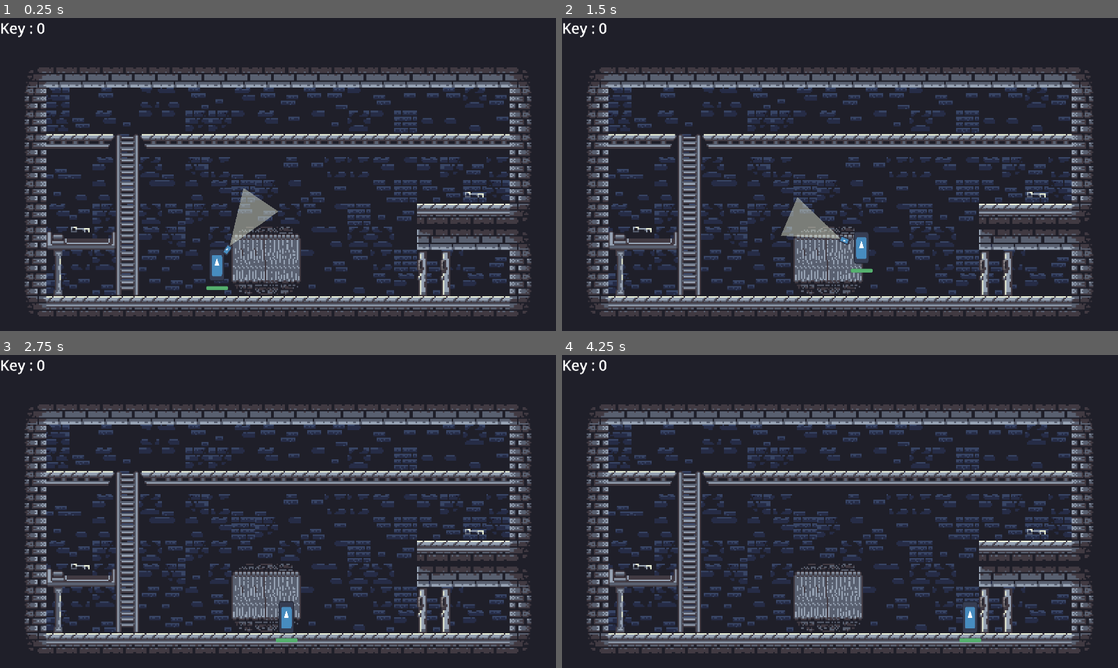
Above: before the commit, frames 1-4 (two rows, left to right).
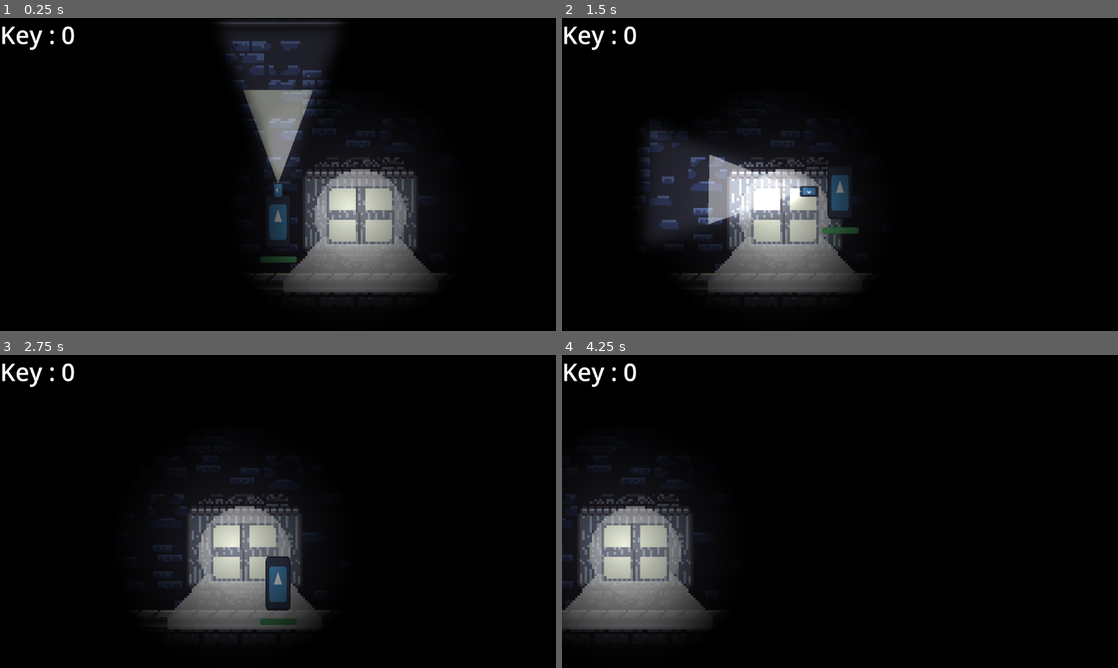
Above: after the commit, the same moments.

Repository: CorpsThese/Thunder-on-the-lighthouse
Game: Godot game, scene res://scenes/tutorial.tscn
The game is run twice, just before and just after one commit, with the same random seed, the same clock (stepped at 60 frames per second) and the same inputs. Before the commit the project has no main scene; this scene is started directly in both runs. The engine's default icon, where the game draws it, is replaced by a stand-in: a white triangle on a blue panel in a dark square. Sound files missing from this copy of the repository are replaced by a short silence.
Inputs (mouse positions are in pixels of both pictures, inside the frame that each line leads up to):
- Up to frame 1 (0.25 s): no input
- Up to frame 2 (1.5 s): move the mouse to (962, 158) at 0.52 s; hold D (move_right) from 0.53 s (still down); click (962, 158) at 0.6 s; tap Space (jump) at 0.77 s; move the mouse to (728, 190) at 1.27 s; click (728, 190) at 1.35 s
- Up to frame 3 (2.75 s): tap Space (jump) at 1.52 s; move the mouse to (333, 442) at 2.02 s; release D (move_right) at 2.03 s; hold A (move_left) from 2.03 s (still down); tap F (interact) at 2.1 s; click (333, 442) at 2.3 s
- Up to frame 4 (4.25 s): move the mouse to (812, 574) at 2.77 s; release A (move_left) at 2.78 s; hold D (move_right) from 2.78 s (still down); click (812, 574) at 2.85 s; tap Space (jump) at 3.02, 3.77 s; move the mouse to (1006, 558) at 3.52 s; click (1006, 558) at 3.6 s

The runs differ from the first frame. In frame 1, 93% of the frame differs, in the area x 0-100%, y 0-100%; in frame 2, 94%; in frame 3, 95%; in frame 4, 96%.

Commit message:
darkness! & fullscreen changes

Diff:
--- a/project.godot
+++ b/project.godot
@@ -11,6 +11,7 @@
 [application]
 
 config/name="Thunder on the lighthouse"
+run/main_scene="res://scenes/tutorial.tscn"
 config/features=PackedStringArray("4.3", "GL Compatibility")
 config/icon="res://icon.svg"
 
@@ -20,9 +21,6 @@
 
 [display]
 
-window/size/viewport_width=1920
-window/size/viewport_height=1080
-window/size/mode=3
 window/stretch/mode="viewport"
 
 [input]
--- a/scenes/child.tscn
+++ b/scenes/child.tscn
@@ -1,10 +1,11 @@
-[gd_scene load_steps=17 format=3 uid="uid://cmqg83tvc3wae"]
+[gd_scene load_steps=18 format=3 uid="uid://cmqg83tvc3wae"]
 
 [ext_resource type="Script" path="res://scripts/child.gd" id="1_dso0k"]
 [ext_resource type="Texture2D" uid="uid://t3522536a1os" path="res://icon.svg" id="1_jtq7h"]
 [ext_resource type="Texture2D" uid="uid://c8yjw6nr30bjk" path="res://ressources/textures/light_cone.png" id="2_nk0df"]
 [ext_resource type="AudioStream" uid="uid://b7fndkadro30c" path="res://ressources/audio/sadiquecat__flashlight-button-press_1.wav" id="4_0s60n"]
 [ext_resource type="AudioStream" uid="uid://cqv0r1khh0d0i" path="res://ressources/audio/benjaminnelan__door-locked.wav" id="4_7fuph"]
+[ext_resource type="Texture2D" uid="uid://hgklt6jkrbx0" path="res://ressources/textures/flashlight_light.png" id="4_ijt5a"]
 [ext_resource type="AudioStream" uid="uid://b54ngs1gn42fj" path="res://ressources/audio/sadiquecat__flashlight-button-press_2.wav" id="5_35wil"]
 [ext_resource type="AudioStream" uid="uid://psg2b6v1ydao" path="res://ressources/audio/pagancow__dorm-door-opening.wav" id="5_rke8f"]
 
@@ -76,6 +77,11 @@
 
 [node name="CollisionPolygon2D" type="CollisionPolygon2D" parent="Flashlight/TorchlightLight"]
 polygon = PackedVector2Array(209, -76, 16, -3, 16, 3, 209, 75)
+
+[node name="PointLight2D" type="PointLight2D" parent="Flashlight/TorchlightLight"]
+position = Vector2(181, -2)
+scale = Vector2(0.898045, 0.898045)
+texture = ExtResource("4_ijt5a")
 
 [node name="FlashlightAudio" type="AudioStreamPlayer" parent="Flashlight"]
 stream = SubResource("AudioStreamRandomizer_ee75a")
--- a/scenes/tutorial.tscn
+++ b/scenes/tutorial.tscn
@@ -902,6 +902,10 @@
 [node name="Level" type="Node2D" parent="."]
 scale = Vector2(5, 5)
 
+[node name="Darkness" type="CanvasModulate" parent="Level"]
+scale = Vector2(1, 1)
+color = Color(0, 0, 0, 1)
+
 [node name="Background" type="TileMapLayer" parent="Level"]
 tile_map_data = PackedByteArray("AAADAAIAAAAIAAQAAAABAAIAAAAJAAYAAAAAAAIAAAAJAAYAAAACAAIAAAAJAAQAAAACAAMAAAAIAAIAAAABAA …(5296 unchanged characters)…
 tile_set = SubResource("TileSet_3swrq")
@@ -911,6 +915,7 @@
 tile_set = SubResource("TileSet_3swrq")
 
 [node name="Window" parent="Level" instance=ExtResource("5_c5yqh")]
+use_parent_material = true
 position = Vector2(160, 144)
 
 [node name="Door" parent="Level" instance=ExtResource("6_v7ot6")]
--- a/scenes/window.tscn
+++ b/scenes/window.tscn
@@ -1,8 +1,17 @@
-[gd_scene load_steps=5 format=3 uid="uid://c0hh0yrq3thel"]
+[gd_scene load_steps=7 format=3 uid="uid://c0hh0yrq3thel"]
 
 [ext_resource type="Script" path="res://scripts/window.gd" id="1_4xjnq"]
 [ext_resource type="Texture2D" uid="uid://dkms5fqatrkx" path="res://ressources/textures/closed_window.png" id="2_xkeoh"]
 [ext_resource type="Texture2D" uid="uid://wnv1ilroar8q" path="res://ressources/textures/lighting_level_1.png" id="3_gmymf"]
+
+[sub_resource type="Gradient" id="Gradient_dikww"]
+colors = PackedColorArray(1, 1, 1, 1, 0, 0, 0, 1)
+
+[sub_resource type="GradientTexture2D" id="GradientTexture2D_uu378"]
+gradient = SubResource("Gradient_dikww")
+fill = 1
+fill_from = Vector2(0.461929, 0.478173)
+fill_to = Vector2(0.873096, 0.315736)
 
 [sub_resource type="RectangleShape2D" id="RectangleShape2D_gc5cm"]
 size = Vector2(40, 20)
@@ -17,9 +26,13 @@
 texture = ExtResource("2_xkeoh")
 
 [node name="LightingSprite" type="Sprite2D" parent="."]
-visible = false
 position = Vector2(24, 24)
 texture = ExtResource("3_gmymf")
+
+[node name="PointLight2D" type="PointLight2D" parent="LightingSprite"]
+position = Vector2(1.90735e-06, 1.90735e-06)
+scale = Vector2(1.89062, 1.89062)
+texture = SubResource("GradientTexture2D_uu378")
 
 [node name="CollisionShape2D" type="CollisionShape2D" parent="."]
 position = Vector2(24, 38)
Binary file added: ressources/textures/flashlight_light.png
Not shown, added: ressources/textures/flashlight_light.png.import
